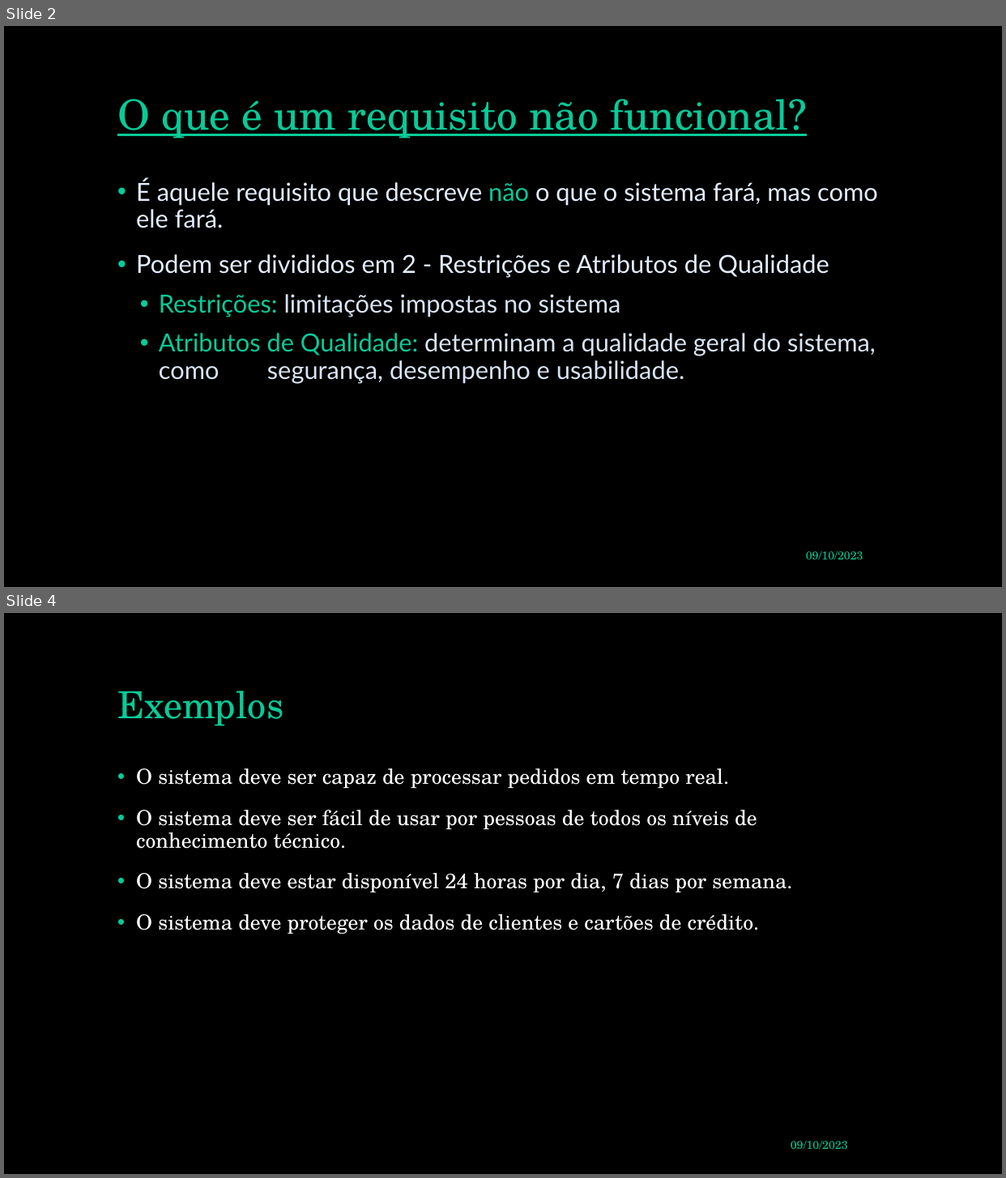
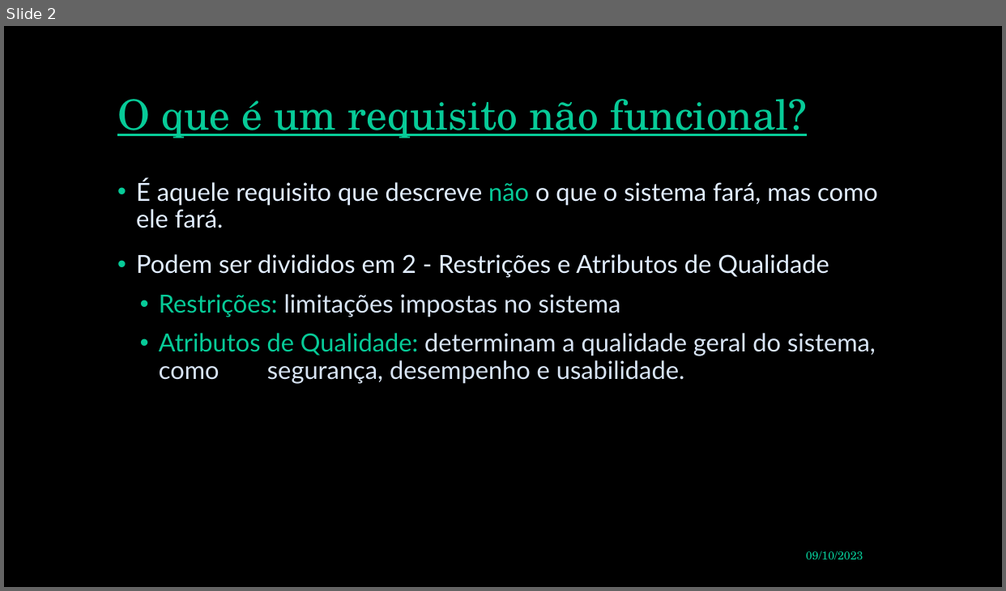
Before and after one commit to aryfarahs/PUCPR, a slide deck: 2º Período/Engenharia de Requisitos/Requisitos Não Funcionais.pptx. Shown one above the other, each under a label of ours: slides 2 and 4 before the commit, slide 2 after it; the slides between them are not shown. The pictures are 1006x1178 and 1006x591 pixels, drawn with LibreOffice and Linux fonts; fonts in the diff are those of the drawing. Boxes give left, top, right and bottom in pixels: in the first picture for what was removed or moved away, otherwise in the second. Text is boxed around its words. In the diff, an @@ line names an element or a change of style, - is before the commit and + after.

```diff
--- a/2º Período/Engenharia de Requisitos/Requisitos Não Funcionais.pptx
+++ b/2º Período/Engenharia de Requisitos/Requisitos Não Funcionais.pptx
@@ slide 4 removed at (x1=4, y1=613, x2=1002, y2=1174), background #000000 @@
@@ title removed at (x1=117, y1=691, x2=283, y2=726) @@
-Exemplos
@@ text removed at (x1=136, y1=769, x2=792, y2=935) @@
-• O sistema deve ser capaz de processar pedidos em tempo real.
-• O sistema deve ser fácil de usar por pessoas de todos os níveis de conhecimento técnico.
-• O sistema deve estar disponível 24 horas por dia, 7 dias por semana.
-• O sistema deve proteger os dados de clientes e cartões de crédito.
@@ text removed at (x1=791, y1=1140, x2=848, y2=1149) @@
-09/10/2023
```
Also in this commit, not shown: 4 slides changed, 1 other file.
